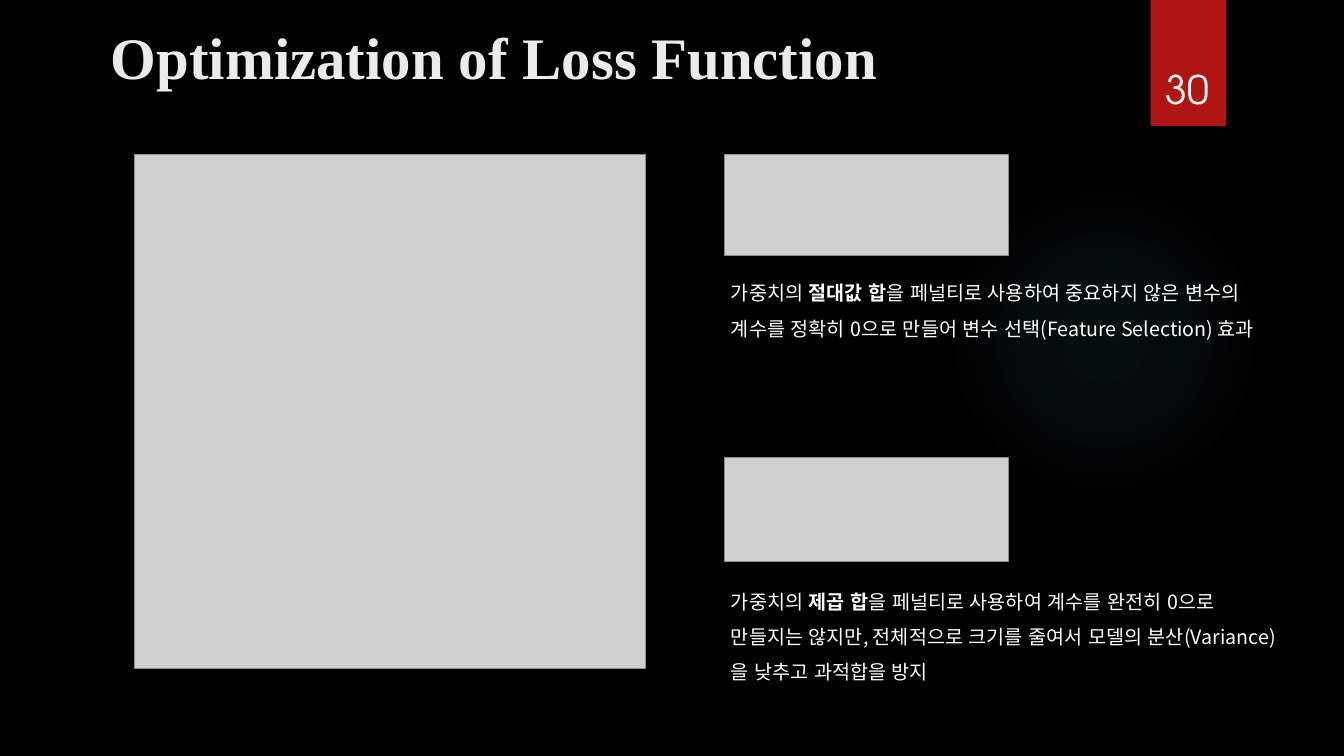
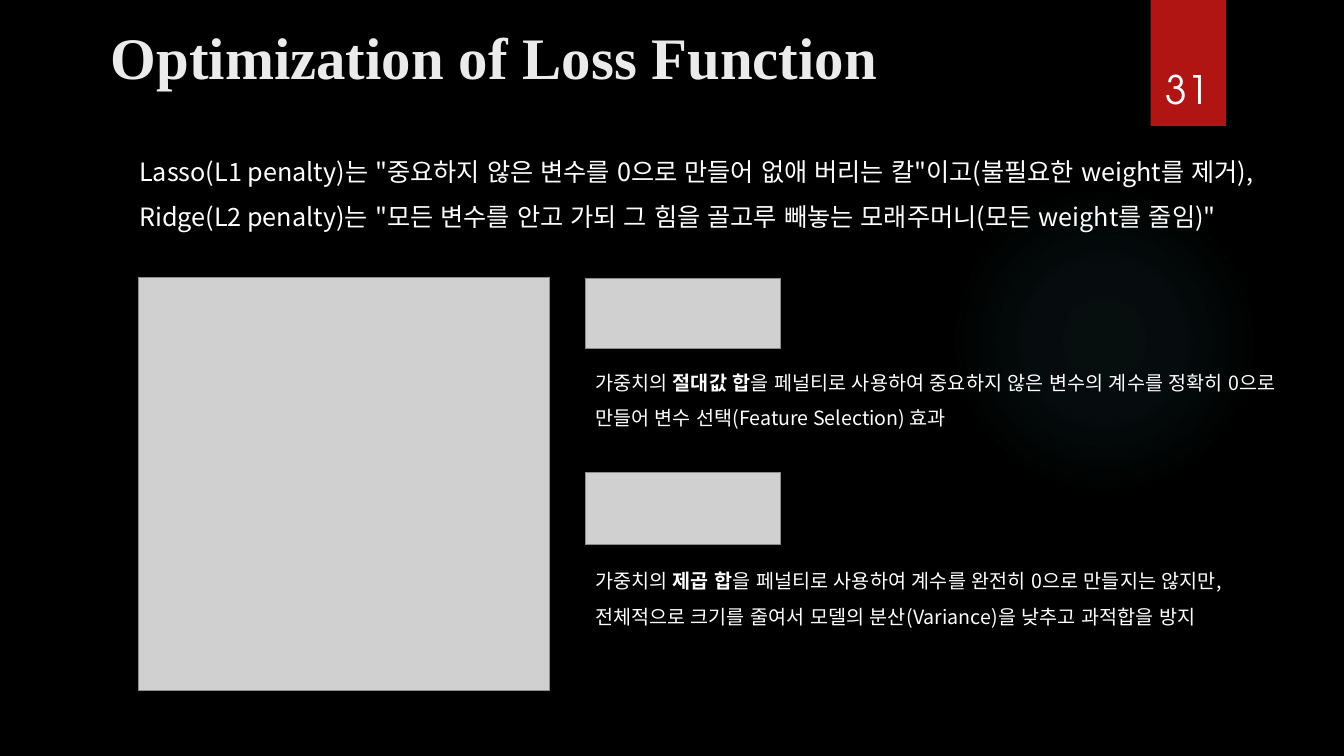
Before and after one commit to ancestor9/mathematics-for-machine-learning, a slide deck: slide 31 of Calculus/Calculus.pptx (slide 30 before the commit). Drawn at 1344x756 pixels with LibreOffice and Linux fonts; fonts in the diff are those of the drawing; grey boxes stand for pictures; background and template pictures are left out. Boxes give left, top, right and bottom in pixels: in the first picture for what was removed or moved away, otherwise in the second. Text is boxed around its words. In the diff, an @@ line names an element or a change of style, - is before the commit and + after.

```diff
--- a/Calculus/Calculus.pptx
+++ b/Calculus/Calculus.pptx
@@ page number at bbox=[1166, 74, 1209, 105]: text changed @@
-30
+31
@@ text added at bbox=[139, 160, 1253, 232], 18 pt, text #FFFFFF @@
+Lasso(L1 penalty)는 "중요하지 않은 변수를 0으로 만들어 없애 버리는 칼"이고(불필요한 weight를 제거), Ridge(L2 penalty)는 "모든 변수를 안고 가되 그 힘을 골고루 빼놓는 모래주머니(모든 weight를 줄임)"
@@ picture: place and size @@
-picture at bbox=[135, 154, 646, 668]
+picture at bbox=[139, 277, 551, 691]
@@ picture: place and size @@
-picture at bbox=[725, 154, 1008, 255]
+picture at bbox=[586, 278, 781, 348]
@@ text "가중치의 절대값 합을 페널티로 사용하여 ..." rewrapped from bbox=[731, 283, 1254, 340] to bbox=[595, 373, 1276, 429] @@
@@ picture: place and size @@
-picture at bbox=[725, 458, 1008, 562]
+picture at bbox=[586, 473, 781, 544]
@@ text "가중치의 제곱 합을 페널티로 사용하여 ..." rewrapped from bbox=[731, 592, 1276, 681] to bbox=[595, 571, 1222, 628] @@
```
Also in this commit, not shown: 9 other slides changed, 6 slides added, 1 slide removed.
